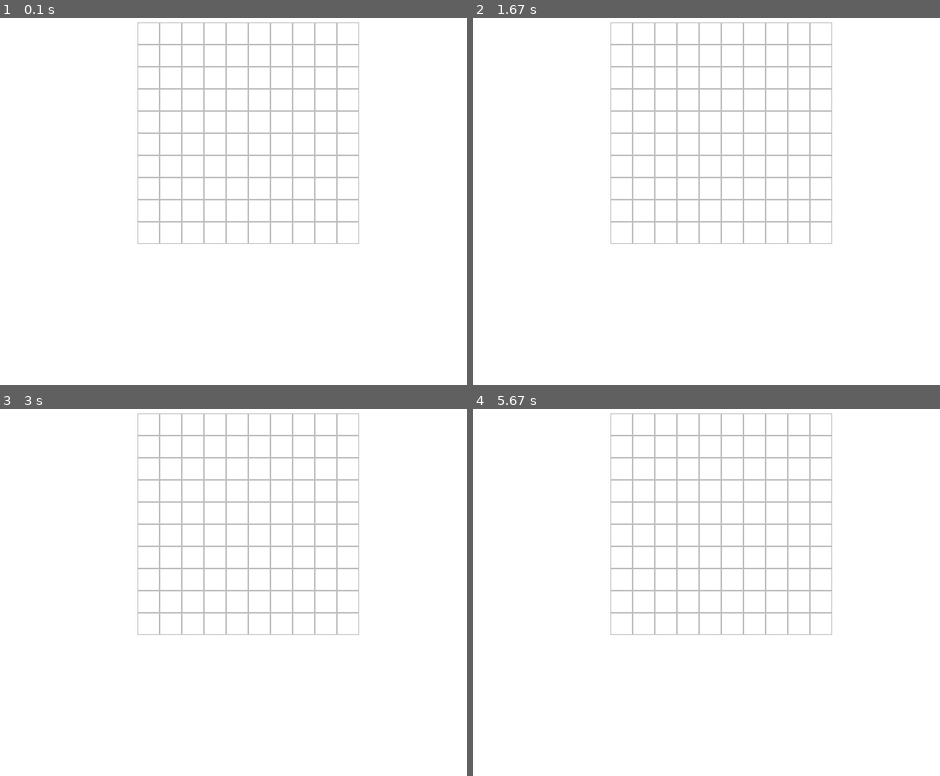
Above: before the commit, frames 1-4 (two rows, left to right).
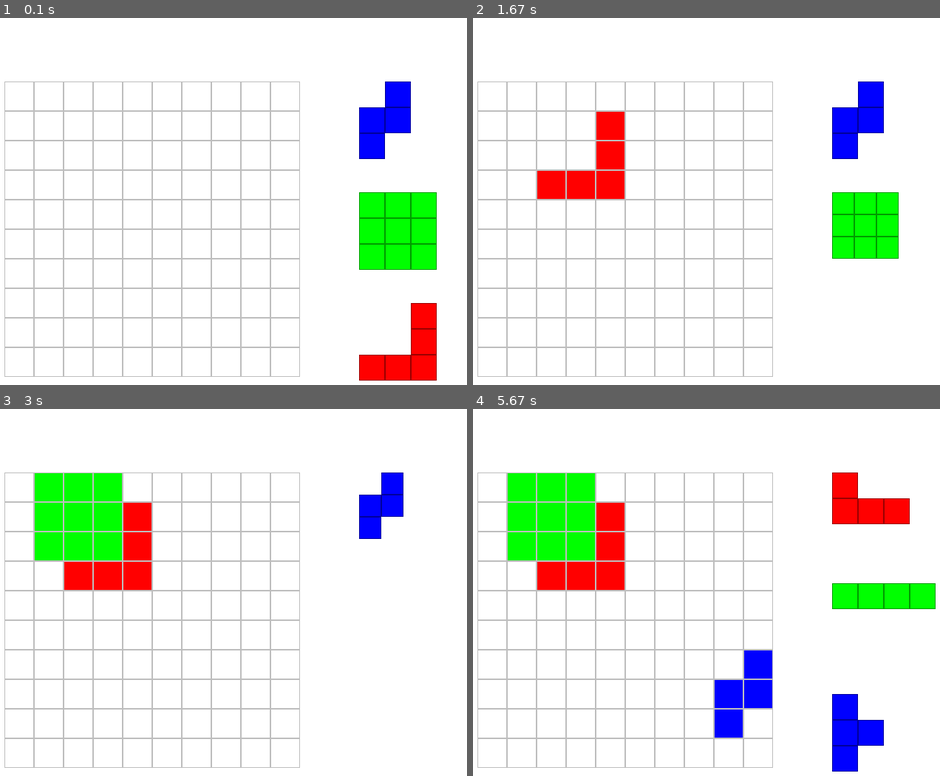
Above: after the commit, the same moments.

Repository: zaamilion/yandex_pygame_project
Game: pygame game, started from code/main.py
The game is run twice, just before and just after one commit, with the same random seed, the same clock (stepped at 60 frames per second) and the same inputs.
Inputs (mouse positions are in pixels of both pictures, inside the frame that each line leads up to):
- Up to frame 1 (0.1 s): no input
- Up to frame 2 (1.67 s): press the mouse at (869, 340) at 0.37 s; move the mouse to (720, 252) at 0.47 s; release the mouse at (575, 161) at 0.6 s; press the mouse at (869, 230) at 0.7 s; move the mouse to (837, 274) at 0.8 s; release the mouse at (804, 322) at 0.93 s; press the mouse at (865, 227) at 1.03 s; move the mouse to (855, 194) at 1.13 s; release the mouse at (851, 164) at 1.27 s; click (566, 318) at 1.38 s
- Up to frame 3 (3 s): press the mouse at (382, 511) at 1.7 s; move the mouse to (224, 559) at 1.8 s; release the mouse at (65, 607) at 1.93 s; press the mouse at (392, 618) at 2.53 s; move the mouse to (242, 570) at 2.63 s; release the mouse at (93, 522) at 2.77 s
- Up to frame 4 (5.67 s): press the mouse at (855, 504) at 5.37 s; move the mouse to (799, 603) at 5.47 s; release the mouse at (748, 698) at 5.6 s

The runs differ from the first frame. In frame 1, 14% of the frame differs, in the area x 0-94%, y 1-99%; in frame 2, 14%; in frame 3, 15%; in frame 4, 20%, in the area x 0-100%, y 1-99%.

Commit message:
можно двигать ставить но баги

Diff:
--- /dev/null
+++ b/code/boards.py
@@ -0,0 +1,89 @@
+import pygame
+from globals import COLORS
+
+
+class Board:
+    # создание поля
+    def __init__(self, width, height):
+        self.height = height
+        self.width = width
+        self.board = [[0] * width for _ in range(height)]
+        # значения по умолчанию
+        self.left = 20
+        self.top = 100
+        self.cell_size = 40
+
+    # настройка внешнего вида
+    def set_view(self, left, top, cell_size):
+        self.left = left
+        self.top = top
+        self.cell_size = cell_size
+
+    def get_click(self, mouse_pos: tuple):
+        x, y = mouse_pos
+        h = (x - self.left) // self.cell_size
+        w = (y - self.top) // self.cell_size
+        if 0 <= w < self.width and 0 <= h < self.height:
+            return h, w
+        return
+
+    def get_cell(self, cell):
+        if 0 <= cell[1] < self.width and 0 <= cell[0] < self.height:
+            return self.board[cell[0]][cell[1]]
+        return
+
+    def set_cell(self, cell: tuple, value: int):
+        if 0 <= cell[0] < self.height and 0 <= cell[1] < self.width:
+            self.board[cell[0]][cell[1]] = value
+
+    def render(self, screen):
+        for row in range(self.height):
+            for col in range(self.width):
+                color = COLORS[self.board[row][col]]
+                pygame.draw.rect(
+                    screen,
+                    color,
+                    (
+                        self.left + row * self.cell_size,
+                        self.top + col * self.cell_size,
+                        self.cell_size,
+                        self.cell_size,
+                    ),
+                )
+                pygame.draw.rect(
+                    screen,
+                    pygame.Color("Grey"),
+                    (
+                        self.left + row * self.cell_size,
+                        self.top + col * self.cell_size,
+                        self.cell_size,
+                        self.cell_size,
+                    ),
+                    1,
+                )
+
+
+class FakeBoard(Board):
+    def __init__(self, width, height):
+        super().__init__(width, height)
+
+    def clear(self):
+        self.board = [[0] * self.width for _ in range(self.height)]
+
+    def render(self, screen):
+        for row in range(self.height):
+            for col in range(self.width):
+                color = COLORS[self.board[row][col]]
+                color = list(color)
+                color[-1] = 100
+                if self.board[row][col] != 0:
+                    pygame.draw.rect(
+                        screen,
+                        color,
+                        (
+                            self.left + row * self.cell_size,
+                            self.top + col * self.cell_size,
+                            self.cell_size,
+                            self.cell_size,
+                        ),
+                    )
--- /dev/null
+++ b/code/figures.py
@@ -0,0 +1,132 @@
+from globals import COLORS, FIGURES_COLORS
+import pygame
+import random
+
+
+class Figures:
+    def __init__(self):
+        self.figures = [random.choice(FIGURES) for _ in range(3)]
+        x, y = 500, 100
+        for figure in self.figures:
+            figure.set_color(random.choice(FIGURES_COLORS))
+            figure.set_pos((x, y))
+            y += 150
+
+    def render(self, screen):
+        for figure in self.figures:
+            if figure:
+                figure.render(screen)
+
+    def get_click(self, pos):
+        for figure in self.figures:
+            if figure:
+                figure.get_click(pos)
+
+    def motion(self, pos):
+        for figure in self.figures:
+            if figure:
+                figure.motion(pos)
+
+    def return_to_start_pos(self):
+        for figure in self.figures:
+            if figure:
+                figure.return_to_start_pos()
+
+    def get_selectabled(self):
+        for figure in self.figures:
+            if figure:
+                if figure.selecting_pos:
+                    return figure
+
+
+class Figure:
+    def __init__(
+        self,
+        figure: list,
+        color: pygame.Color = pygame.Color("Black"),
+        pos: tuple = (0, 0),
+    ):
+        self.figure = figure
+        self.h = len(self.figure)
+        self.w = len(self.figure[0])
+        self.color = color
+        self.stroke_color = tuple(
+            [i - 100 if i >= 100 else i for i in list(self.color)[:-1]]
+        )
+        self.x, self.y = pos
+        self.start_pos = pos
+        self.block_size = 35
+        self.selecting_pos = None
+
+    def set_color(self, color: pygame.Color):
+        self.color = color
+        self.stroke_color = tuple(
+            [i - 100 if i >= 100 else i for i in list(self.color)[:-1]]
+        )
+
+    def set_pos(self, pos: tuple):
+        self.x, self.y = pos
+        self.start_pos = pos
+
+    def render(self, screen):
+        for h in range(self.h):
+            for w in range(self.w):
+                if self.figure[h][w] == 1:
+                    pygame.draw.rect(
+                        screen,
+                        self.color,
+                        (
+                            self.x + w * self.block_size,
+                            self.y + h * self.block_size,
+                            self.block_size,
+                            self.block_size,
+                        ),
+                    )
+                    pygame.draw.rect(
+                        screen,
+                        self.stroke_color,
+                        (
+                            self.x + w * self.block_size,
+                            self.y + h * self.block_size,
+                            self.block_size,
+                            self.block_size,
+                        ),
+                        1,
+                    )
+
+    def motion(self, pos):
+        if self.selecting_pos:
+            self.x, self.y = (
+                pos[0] + self.selecting_pos[0],
+                pos[1] + self.selecting_pos[1],
+            )
+
+    def return_to_start_pos(self):
+        if self.selecting_pos:
+            self.selecting_pos = None
+            self.x, self.y = self.start_pos
+            self.block_size = 30
+
+    def get_click(self, pos: tuple):
+        x, y = pos
+        if (
+            not (self.selecting_pos)
+            and self.x - 10 <= x <= self.x + self.block_size * self.w + 10
+            and self.y - 10 <= y <= self.y + self.block_size * self.h + 10
+        ):
+            self.selecting_pos = (self.x - x, self.y - y)
+            self.block_size = 40
+
+
+FIGURES = [
+    Figure([[1, 1, 1], [1, 1, 1], [1, 1, 1]]),
+    Figure([[0, 1], [1, 1], [1, 0]]),
+    Figure([[1, 1, 1, 1]]),
+    Figure([[0, 0, 1], [0, 0, 1], [1, 1, 1]]),
+    Figure([[1, 1, 1], [1, 0, 0], [1, 0, 0]]),
+    Figure([[1, 1], [1, 1]]),
+    Figure([[1, 0, 0], [1, 1, 1]]),
+    Figure([[1], [1], [1], [1]]),
+    Figure([[1, 1, 1], [0, 0, 1], [0, 0, 1]]),
+    Figure([[1, 0], [1, 1], [1, 0]]),
+]
--- /dev/null
+++ b/code/globals.py
@@ -0,0 +1,10 @@
+import pygame
+
+COLORS = [
+    pygame.Color("White"),
+    pygame.Color("Blue"),
+    pygame.Color("Red"),
+    pygame.Color("Green"),
+]
+
+FIGURES_COLORS = COLORS[1:]
--- a/code/main.py
+++ b/code/main.py
@@ -9,10 +9,11 @@
 class Game:
     def __init__(self):
         pygame.init()
-        pygame.display.set_caption("CLash of Drons")
+        pygame.display.set_caption("Block Blast")
         self.screen = pygame.display.set_mode(SIZE)
+        self.surf = pygame.Surface(SIZE, pygame.SRCALPHA)
         self.clock = pygame.time.Clock()
-        self.current_scene = PlayScene(self.screen)
+        self.current_scene = PlayScene(self.surf)
 
     def event(self, event):
         if event.type == pygame.QUIT:
@@ -22,7 +23,9 @@
 
     def render(self):
         self.screen.fill((255, 255, 255))
+        self.surf.fill((255, 255, 255))
         self.current_scene.render()
+        self.screen.blit(self.surf, (0, 0))
         pygame.display.flip()
 
 
--- a/code/scenes.py
+++ b/code/scenes.py
@@ -1,4 +1,7 @@
 import pygame
+from globals import COLORS, FIGURES_COLORS
+from boards import Board, FakeBoard
+from figures import Figures, Figure
 
 
 class Scene:
@@ -15,106 +18,76 @@
 class PlayScene(Scene):
     def __init__(self, screen):
         self.screen = screen
+        self.score = 0
         self.board = Board(10, 10)
-        self.figures = []
+        self.fake_board = FakeBoard(10, 10)
+        self.figures = Figures()
 
     def render(self):
         self.board.render(self.screen)
+        self.fake_board.render(self.screen)
+        self.figures.render(self.screen)
 
     def event(self, event):
         if event.type == pygame.MOUSEBUTTONDOWN:
-            self.board.get_click(event.pos)
-            for figure in self.figures:
-                if figure:
-                    figure.get_click(event.pos)
+            self.figures.get_click(event.pos)
+
         if event.type == pygame.MOUSEMOTION:
-            for figure in self.figures:
-                if figure:
-                    figure.motion(event.pos)
+            self.figures.motion(event.pos)
+            self.fake_board.clear()
 
+            figure = self.figures.get_selectabled()
 
-class Figure:
-    def __init__(self, figure: str, color: tuple, pos: tuple):
-        self.figure = figure
-        self.color = color
-        self.x, self.y = pos
-        self.size = 20
-        self.selecting = False
+            if not figure:
+                return
 
-    def render(self):
-        pass
+            cell = self.board.get_click((figure.x, figure.y))
 
-    def motion(self, pos):
-        if self.selecting:
-            self.x, self.y = pos
+            if cell:
+                for row in range(figure.h):
+                    for col in range(figure.w):
+                        board_cell = self.board.get_cell((cell[0] + col, cell[1] + row))
+                        if (
+                            figure.figure[row][col] == 1
+                            and board_cell is None
+                            or board_cell
+                        ):
+                            return
+                for row in range(figure.h):
+                    for col in range(figure.w):
+                        if figure.figure[row][col] == 1:
+                            self.fake_board.set_cell(
+                                (cell[0] + col, cell[1] + row),
+                                COLORS.index(figure.color),
+                            )
 
-    def get_click(self, pos: tuple):
-        x, y = pos
-        if (
-            not (self.selecting)
-            and self.x <= x <= self.x + self.size
-            and self.y <= y <= self.y + self.size
-        ):
-            self.selecting = True
-            self.size = 40
+        if event.type == pygame.MOUSEBUTTONUP:
+            figure = self.figures.get_selectabled()
+            if not figure:
+                return
+            cell = self.board.get_click((figure.x, figure.y))
+            if cell:
+                for row in range(figure.h):
+                    for col in range(figure.w):
+                        board_cell = self.board.get_cell((cell[0] + col, cell[1] + row))
+                        if (
+                            figure.figure[row][col] == 1
+                            and board_cell is None
+                            or board_cell
+                        ):
+                            self.figures.return_to_start_pos()
+                            return
+                for row in range(figure.h):
+                    for col in range(figure.w):
+                        if figure.figure[row][col] == 1:
+                            self.board.set_cell(
+                                (cell[0] + col, cell[1] + row),
+                                COLORS.index(figure.color),
+                            )
+                self.figures.figures.remove(figure)
+                self.fake_board.clear()
+                if not self.figures.figures:
+                    self.figures = Figures()
 
-
-class Board:
-    # создание поля
-    def __init__(self, width, height):
-        self.height = height
-        self.width = width
-        self.board = [[0] * width for _ in range(height)]
-        # значения по умолчанию
-        self.left = 200
-        self.top = 20
-        self.cell_size = 30
-
-    # настройка внешнего вида
-    def set_view(self, left, top, cell_size):
-        self.left = left
-        self.top = top
-        self.cell_size = cell_size
-
-    def get_cell(self, mouse_pos: tuple):
-        x, y = mouse_pos
-        h = (x - self.left) // self.cell_size
-        w = (y - self.top) // self.cell_size
-        if 0 <= w < self.width and 0 <= h < self.height:
-            return h, w
-        return
-
-    def on_click(self, cell_pos: tuple):
-        if cell_pos:
-            x, y = cell_pos
-            self.board[x][y] = 1 - self.board[x][y]
-
-    def get_click(self, mouse_pos):
-        cell = self.get_cell(mouse_pos)
-        self.on_click(cell)
-
-    def render(self, screen):
-        for row in range(self.height):
-            for col in range(self.width):
-                color = pygame.Color("Black" if self.board[row][col] == 1 else "White")
-                pygame.draw.rect(
-                    screen,
-                    color,
-                    (
-                        self.left + row * self.cell_size,
-                        self.top + col * self.cell_size,
-                        self.cell_size,
-                        self.cell_size,
-                    ),
-                )
-                pygame.draw.rect(
-                    screen,
-                    pygame.Color("Grey"),
-                    (
-                        self.left + row * self.cell_size,
-                        self.top + col * self.cell_size,
-                        self.cell_size,
-                        self.cell_size,
-                    ),
-                    1,
-                )
+            else:
+                self.figures.return_to_start_pos()
